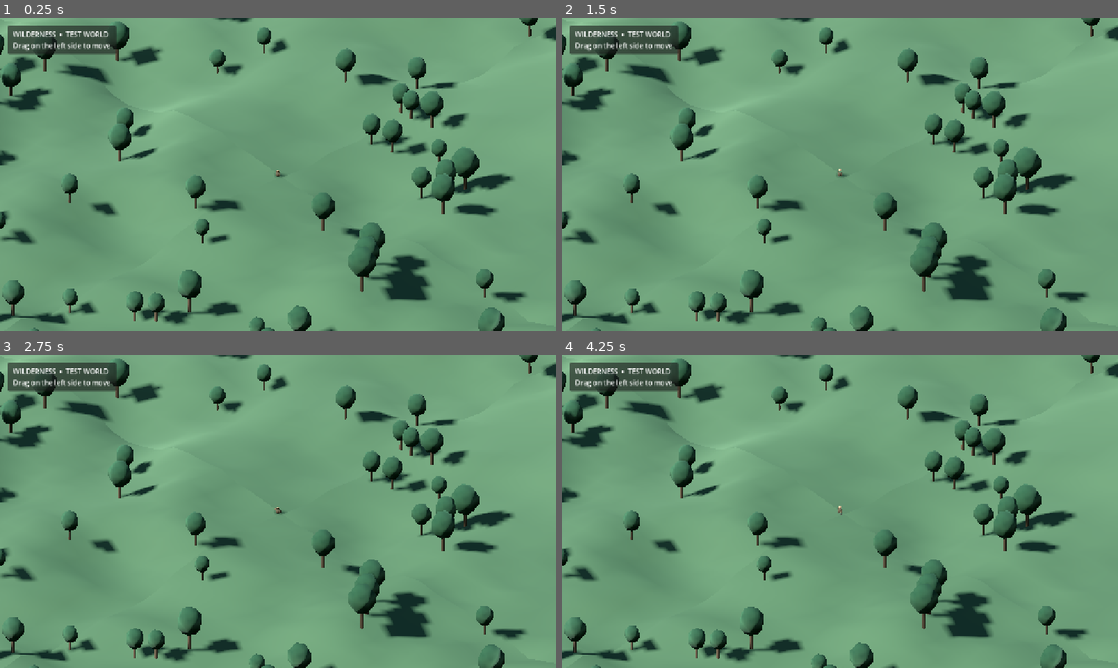
Above: before the commit, frames 1-4 (two rows, left to right).
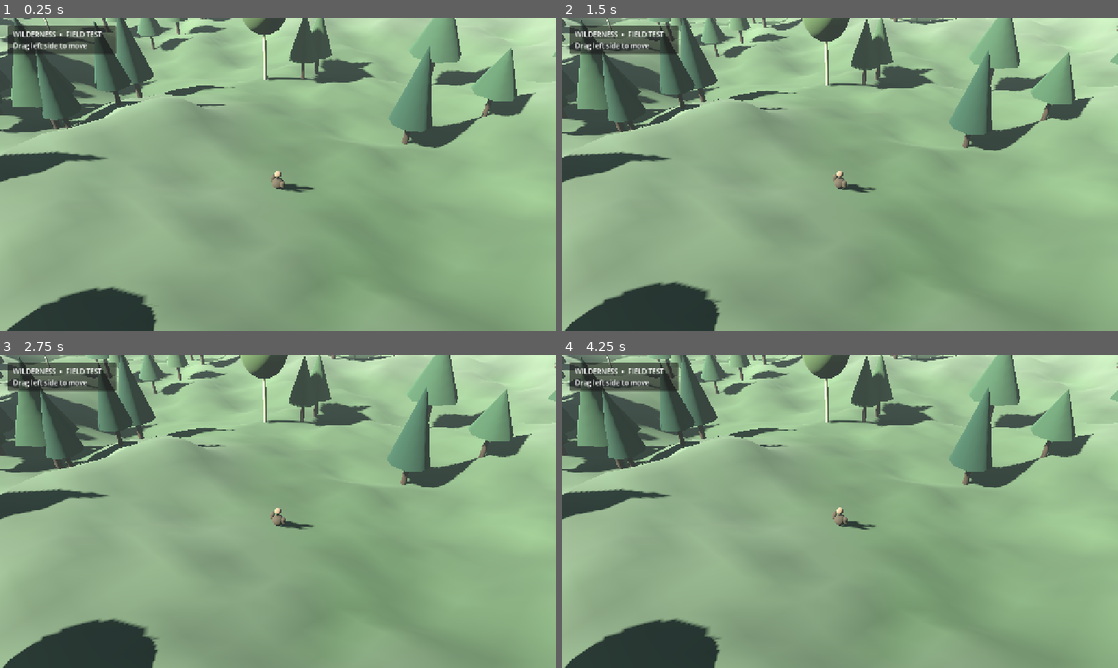
Above: after the commit, the same moments.

Repository: Masuku4129/Game
Game: Godot game, scene res://scenes/main.tscn
The game is run twice, just before and just after one commit, with the same random seed, the same clock (stepped at 60 frames per second) and the same inputs.
Inputs (mouse positions are in pixels of both pictures, inside the frame that each line leads up to):
- Up to frame 1 (0.25 s): no input
- Up to frame 2 (1.5 s): move the mouse to (962, 158) at 0.52 s; hold Right (ui_right) 0.53-1.25 s; click (962, 158) at 0.67 s; drag from (728, 190) to (812, 237) at 1.27 s
- Up to frame 3 (2.75 s): move the mouse to (333, 442) at 2.02 s; hold Right (ui_right) from 2.03 s (still down)
- Up to frame 4 (4.25 s): release Right (ui_right) at 2.75 s; drag from (812, 574) to (673, 464) at 2.77 s; tap Enter at 3.5 s; move the mouse to (1006, 558) at 3.52 s; hold Left (ui_left) from 3.53 s (still down)

The runs differ from the first frame. In frame 1, 79% of the frame differs, in the area x 0-100%, y 0-100%; in frame 2, 79%; in frame 3, 79%; in frame 4, 79%.

Commit message:
Improve landscape camera, terrain detail and tree silhouettes

Diff:
--- a/scripts/main.gd
+++ b/scripts/main.gd
@@ -1,13 +1,15 @@
 extends Node3D
 
-const WORLD_EXTENT := 120.0
-const GRID_CELLS := 72
-const TREE_COUNT := 260
-const PLAYER_SPEED := 7.0
-const CAMERA_OFFSET := Vector3(34.0, 34.0, 34.0)
+const WORLD_EXTENT := 90.0
+const GRID_CELLS := 144
+const TREE_COUNT := 420
+const PLAYER_SPEED := 5.5
+const CAMERA_OFFSET := Vector3(11.5, 12.5, 11.5)
+const CAMERA_FOV := 48.0
 const HUMANOID_RIG = preload("res://scripts/animation/procedural_humanoid.gd")
 
 var terrain_noise := FastNoiseLite.new()
+var detail_noise := FastNoiseLite.new()
 var player: CharacterBody3D
 var camera: Camera3D
 var player_visual: Node3D
@@ -30,17 +32,22 @@
 func _setup_noise() -> void:
 	terrain_noise.seed = 4129
 	terrain_noise.noise_type = FastNoiseLite.TYPE_SIMPLEX_SMOOTH
-	terrain_noise.frequency = 0.018
-	terrain_noise.fractal_octaves = 4
+	terrain_noise.frequency = 0.026
+	terrain_noise.fractal_octaves = 5
 	terrain_noise.fractal_gain = 0.48
-	terrain_noise.fractal_lacunarity = 2.1
+	terrain_noise.fractal_lacunarity = 2.05
+	detail_noise.seed = 7813
+	detail_noise.noise_type = FastNoiseLite.TYPE_PERLIN
+	detail_noise.frequency = 0.12
+	detail_noise.fractal_octaves = 3
 
 
 func _height_at(x: float, z: float) -> float:
-	var broad := terrain_noise.get_noise_2d(x, z) * 7.0
-	var detail := terrain_noise.get_noise_2d(x * 2.8 + 91.0, z * 2.8 - 37.0) * 1.2
-	var valley := absf(terrain_noise.get_noise_2d(x * 0.42 + 300.0, z * 0.42)) * 1.8
-	return broad + detail - valley
+	var broad := terrain_noise.get_noise_2d(x, z) * 5.8
+	var ridge := terrain_noise.get_noise_2d(x * 0.52 + 300.0, z * 0.52 - 120.0)
+	var detail := detail_noise.get_noise_2d(x, z) * 0.72
+	var drainage := absf(terrain_noise.get_noise_2d(x * 0.31 + 90.0, z * 0.31)) * 1.25
+	return broad + ridge * 2.1 + detail - drainage
 
 
 func _create_environment() -> void:
@@ -49,22 +56,26 @@
 	environment.background_mode = Environment.BG_SKY
 	var sky := Sky.new()
 	var sky_material := ProceduralSkyMaterial.new()
-	sky_material.sky_top_color = Color(0.19, 0.31, 0.39)
-	sky_material.sky_horizon_color = Color(0.67, 0.72, 0.68)
-	sky_material.ground_bottom_color = Color(0.13, 0.17, 0.14)
-	sky_material.ground_horizon_color = Color(0.48, 0.52, 0.45)
+	sky_material.sky_top_color = Color(0.12, 0.22, 0.29)
+	sky_material.sky_horizon_color = Color(0.62, 0.68, 0.65)
+	sky_material.ground_bottom_color = Color(0.10, 0.13, 0.11)
+	sky_material.ground_horizon_color = Color(0.39, 0.44, 0.38)
 	sky.sky_material = sky_material
 	environment.sky = sky
 	environment.ambient_light_source = Environment.AMBIENT_SOURCE_SKY
-	environment.ambient_light_energy = 0.65
+	environment.ambient_light_energy = 0.72
 	environment.tonemap_mode = Environment.TONE_MAPPER_FILMIC
+	environment.fog_enabled = true
+	environment.fog_light_color = Color(0.58, 0.64, 0.61)
+	environment.fog_density = 0.0028
 	world.environment = environment
 	add_child(world)
 
 	var sun := DirectionalLight3D.new()
-	sun.rotation_degrees = Vector3(-48.0, -32.0, 0.0)
-	sun.light_energy = 1.1
+	sun.rotation_degrees = Vector3(-42.0, -28.0, 0.0)
+	sun.light_energy = 1.25
 	sun.shadow_enabled = true
+	sun.directional_shadow_max_distance = 65.0
 	add_child(sun)
 
 
@@ -91,7 +102,7 @@
 	var terrain := MeshInstance3D.new()
 	terrain.mesh = terrain_mesh
 	var material := StandardMaterial3D.new()
-	material.albedo_color = Color(0.28, 0.36, 0.25)
+	material.vertex_color_use_as_albedo = true
 	material.roughness = 1.0
 	material.cull_mode = BaseMaterial3D.CULL_DISABLED
 	terrain.material_override = material
@@ -109,50 +120,86 @@
 
 func _add_terrain_triangle(surface: SurfaceTool, a: Vector3, b: Vector3, c: Vector3) -> void:
 	for point in [a, b, c]:
-		var tint := clampf(0.32 + point.y * 0.012, 0.18, 0.48)
-		surface.set_color(Color(tint * 0.88, tint, tint * 0.78))
+		var variation := detail_noise.get_noise_2d(point.x * 1.7, point.z * 1.7)
+		var height_tint := clampf(0.38 + point.y * 0.009 + variation * 0.09, 0.20, 0.58)
+		var damp := clampf((0.25 - point.y) * 0.08, 0.0, 0.08)
+		surface.set_color(Color(height_tint * (0.88 - damp), height_tint * 1.02, height_tint * (0.72 - damp)))
 		surface.add_vertex(point)
 
 
 func _create_forest() -> void:
-	var trunk_mesh := CylinderMesh.new()
-	trunk_mesh.top_radius = 0.16
-	trunk_mesh.bottom_radius = 0.24
-	trunk_mesh.height = 3.8
-	trunk_mesh.radial_segments = 6
-	var trunk_material := StandardMaterial3D.new()
-	trunk_material.albedo_color = Color(0.25, 0.19, 0.13)
-	trunk_material.roughness = 1.0
-	var trunks := _make_multimesh(trunk_mesh, trunk_material, TREE_COUNT)
-
-	var crown_mesh := SphereMesh.new()
-	crown_mesh.radius = 1.65
-	crown_mesh.height = 3.8
-	crown_mesh.radial_segments = 6
-	crown_mesh.rings = 4
-	var crown_material := StandardMaterial3D.new()
-	crown_material.albedo_color = Color(0.16, 0.27, 0.18)
-	crown_material.roughness = 1.0
-	var crowns := _make_multimesh(crown_mesh, crown_material, TREE_COUNT)
-
 	var rng := RandomNumberGenerator.new()
 	rng.seed = 90210
+	var counts := [0, 0, 0, 0]
+	var transforms: Array = [[], [], [], []]
 	for i in range(TREE_COUNT):
-		var x := rng.randf_range(-WORLD_EXTENT + 8.0, WORLD_EXTENT - 8.0)
-		var z := rng.randf_range(-WORLD_EXTENT + 8.0, WORLD_EXTENT - 8.0)
-		if Vector2(x, z).length() < 15.0:
-			x += 24.0
+		var x := rng.randf_range(-WORLD_EXTENT + 5.0, WORLD_EXTENT - 5.0)
+		var z := rng.randf_range(-WORLD_EXTENT + 5.0, WORLD_EXTENT - 5.0)
+		if Vector2(x, z).length() < 13.0:
+			continue
+		var species := rng.rand_weighted(PackedFloat32Array([0.38, 0.25, 0.22, 0.15]))
+		var scale := rng.randf_range(0.82, 1.42)
+		var yaw := rng.randf_range(0.0, TAU)
 		var ground := _height_at(x, z)
-		var scale := rng.randf_range(0.72, 1.35)
-		var yaw := rng.randf_range(0.0, TAU)
 		var basis := Basis(Vector3.UP, yaw).scaled(Vector3(scale, scale, scale))
-		var trunk_transform := Transform3D(basis, Vector3(x, ground + 1.9 * scale, z))
-		var crown_transform := Transform3D(basis, Vector3(x, ground + 4.0 * scale, z))
-		trunks.multimesh.set_instance_transform(i, trunk_transform)
-		crowns.multimesh.set_instance_transform(i, crown_transform)
-
-	add_child(trunks)
-	add_child(crowns)
+		transforms[species].append(Transform3D(basis, Vector3(x, ground, z)))
+		counts[species] += 1
+
+	for species in range(4):
+		if counts[species] == 0:
+			continue
+		var trunk_mesh := CylinderMesh.new()
+		trunk_mesh.top_radius = 0.13 if species != 2 else 0.10
+		trunk_mesh.bottom_radius = 0.22 if species != 2 else 0.16
+		trunk_mesh.height = 4.2 if species != 2 else 4.8
+		trunk_mesh.radial_segments = 8
+		var trunk_material := StandardMaterial3D.new()
+		trunk_material.albedo_color = Color(0.24, 0.17, 0.11) if species != 2 else Color(0.72, 0.68, 0.52)
+		trunk_material.roughness = 1.0
+		var trunks := _make_multimesh(trunk_mesh, trunk_material, counts[species])
+		var crown_mesh: Mesh
+		var crown_material := StandardMaterial3D.new()
+		crown_material.roughness = 0.96
+		match species:
+			0:
+				crown_mesh = _make_cone_mesh(1.45, 5.0, 9)
+				crown_material.albedo_color = Color(0.10, 0.23, 0.15)
+			1:
+				crown_mesh = _make_cone_mesh(1.85, 3.8, 7)
+				crown_material.albedo_color = Color(0.17, 0.29, 0.17)
+			2:
+				crown_mesh = _make_broadleaf_mesh()
+				crown_material.albedo_color = Color(0.29, 0.38, 0.19)
+			_:
+				crown_mesh = _make_cone_mesh(1.55, 4.4, 8)
+				crown_material.albedo_color = Color(0.24, 0.34, 0.20)
+		var crowns := _make_multimesh(crown_mesh, crown_material, counts[species])
+		for index in range(counts[species]):
+			var base: Transform3D = transforms[species][index]
+			var trunk_offset := 2.1 if species != 2 else 2.4
+			var crown_offset := 4.3 if species != 2 else 5.0
+			trunks.multimesh.set_instance_transform(index, Transform3D(base.basis, base.origin + Vector3.UP * trunk_offset * base.basis.get_scale().y))
+			crowns.multimesh.set_instance_transform(index, Transform3D(base.basis, base.origin + Vector3.UP * crown_offset * base.basis.get_scale().y))
+		add_child(trunks)
+		add_child(crowns)
+
+
+func _make_cone_mesh(radius: float, height: float, segments: int) -> Mesh:
+	var cone := CylinderMesh.new()
+	cone.top_radius = 0.03
+	cone.bottom_radius = radius
+	cone.height = height
+	cone.radial_segments = segments
+	return cone
+
+
+func _make_broadleaf_mesh() -> Mesh:
+	var crown := SphereMesh.new()
+	crown.radius = 1.65
+	crown.height = 3.5
+	crown.radial_segments = 12
+	crown.rings = 8
+	return crown
 
 
 func _make_multimesh(mesh: Mesh, material: Material, count: int) -> MultiMeshInstance3D:
@@ -187,11 +234,13 @@
 
 func _create_camera() -> void:
 	camera = Camera3D.new()
-	camera.projection = Camera3D.PROJECTION_ORTHOGONAL
-	camera.size = 48.0
+	camera.projection = Camera3D.PROJECTION_PERSPECTIVE
+	camera.fov = CAMERA_FOV
+	camera.near = 0.08
+	camera.far = 180.0
 	camera.position = player.position + CAMERA_OFFSET
 	add_child(camera)
-	camera.look_at(player.global_position, Vector3.UP)
+	camera.look_at(player.global_position + Vector3.UP * 0.7, Vector3.UP)
 
 
 func _create_hud() -> void:
@@ -205,7 +254,7 @@
 	margin.add_theme_constant_override("margin_top", 8)
 	margin.add_theme_constant_override("margin_bottom", 8)
 	hud_label = Label.new()
-	hud_label.text = "WILDERNESS  •  TEST WORLD\nDrag on the left side to move"
+	hud_label.text = "WILDERNESS  •  FIELD TEST\nDrag left side to move"
 	margin.add_child(hud_label)
 	panel.add_child(margin)
 	layer.add_child(panel)
@@ -220,7 +269,7 @@
 	direction = direction.limit_length(1.0)
 
 	if direction.length_squared() > 0.001:
-		direction = (camera.global_basis.x * direction.x + camera.global_basis.z * direction.z)
+		direction = camera.global_basis.x * direction.x + camera.global_basis.z * direction.y
 		direction.y = 0.0
 		direction = direction.normalized()
 
@@ -238,8 +287,9 @@
 		slope_ahead = _height_at(ahead.x, ahead.z) - _height_at(player.position.x, player.position.z)
 	player_visual.call("set_motion", horizontal_speed, slope_ahead)
 
-	camera.position = player.position + CAMERA_OFFSET
-	camera.look_at(player.position, Vector3.UP)
+	var target_position := player.global_position + CAMERA_OFFSET
+	camera.global_position = camera.global_position.lerp(target_position, 1.0 - exp(-delta * 5.5))
+	camera.look_at(player.global_position + Vector3.UP * 0.7, Vector3.UP)
 
 
 func _input(event: InputEvent) -> void:
